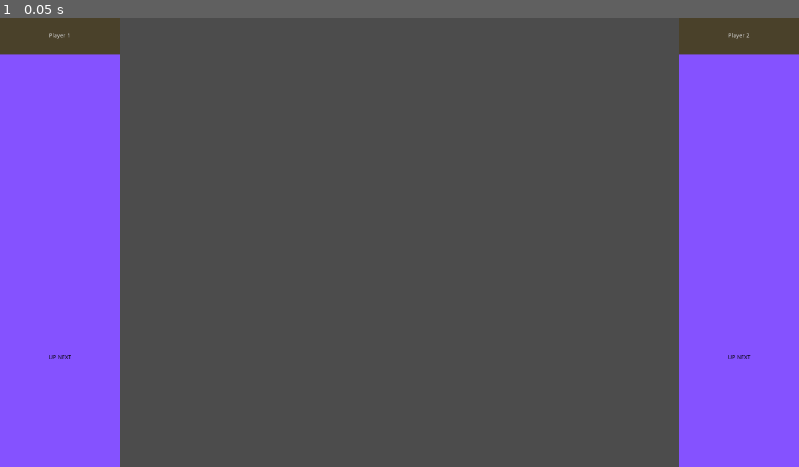
Above: before the commit, frame 1.
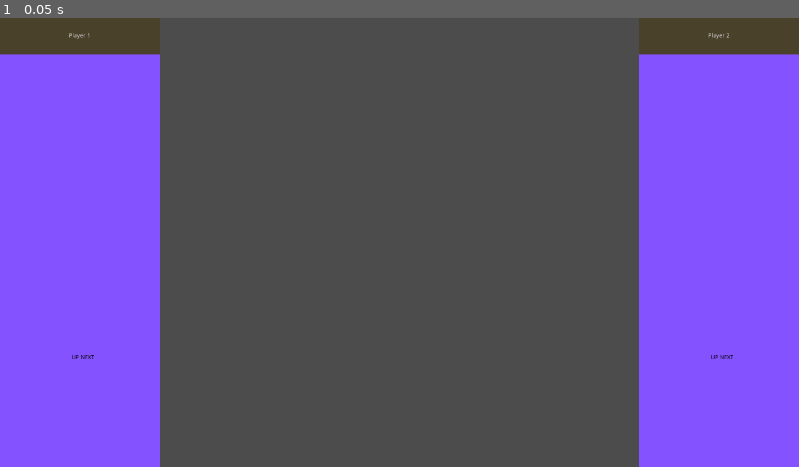
Above: after the commit, the same moment.

Repository: studio-hungus/habitile
Game: Godot game, scene res://GUI/GUI.tscn
Two runs of this game, one before a commit and one after it. Both use one fixed random seed, a clock stepped at 60 frames per second and the inputs below. This scene is started directly instead of the project's main scene.
Inputs:
- Up to frame 1 (0.05 s): no input

The runs differ from the first frame. In frame 1, 10% of the frame differs, in the area x 6-94%, y 0-100%.

Commit message:
Change GUI sidebar sizing and anchors

Diff:
--- a/project/GUI/GUI.tscn
+++ b/project/GUI/GUI.tscn
@@ -16,12 +16,12 @@
 anchor_top = 0.5
 anchor_bottom = 0.5
 margin_top = -540.0
-margin_right = 288.0
+margin_right = 384.0
 margin_bottom = 540.0
 custom_styles/panel = SubResource( 1 )
 
 [node name="TitlePanel" type="Panel" parent="CanvasLayer/LeftPanel"]
-margin_right = 288.0
+margin_right = 384.0
 margin_bottom = 88.0
 custom_styles/panel = SubResource( 2 )
 
@@ -41,7 +41,7 @@
 [node name="UpNextLabel" type="RichTextLabel" parent="CanvasLayer/LeftPanel"]
 margin_left = 7.0
 margin_top = 810.0
-margin_right = 281.0
+margin_right = 391.0
 margin_bottom = 844.0
 custom_colors/default_color = Color( 0, 0, 0, 1 )
 bbcode_enabled = true
@@ -53,13 +53,13 @@
 anchor_top = 0.5
 anchor_right = 1.0
 anchor_bottom = 0.5
-margin_left = -288.0
+margin_left = -384.0
 margin_top = -540.0
 margin_bottom = 540.0
 custom_styles/panel = SubResource( 1 )
 
 [node name="TitlePanel" type="Panel" parent="CanvasLayer/RightPanel"]
-margin_right = 288.0
+margin_right = 384.0
 margin_bottom = 88.0
 custom_styles/panel = SubResource( 2 )
 
@@ -79,7 +79,7 @@
 [node name="UpNextLabel" type="RichTextLabel" parent="CanvasLayer/RightPanel"]
 margin_left = 7.0
 margin_top = 810.0
-margin_right = 281.0
+margin_right = 391.0
 margin_bottom = 844.0
 custom_colors/default_color = Color( 0, 0, 0, 1 )
 bbcode_enabled = true
